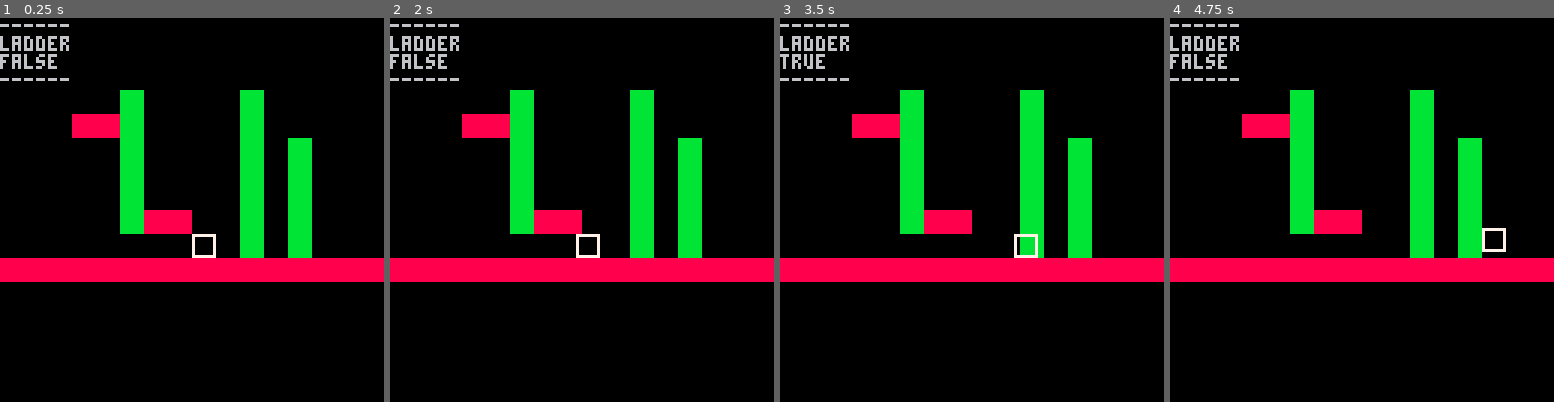
Above: before the commit, frames 1-4 (left to right).
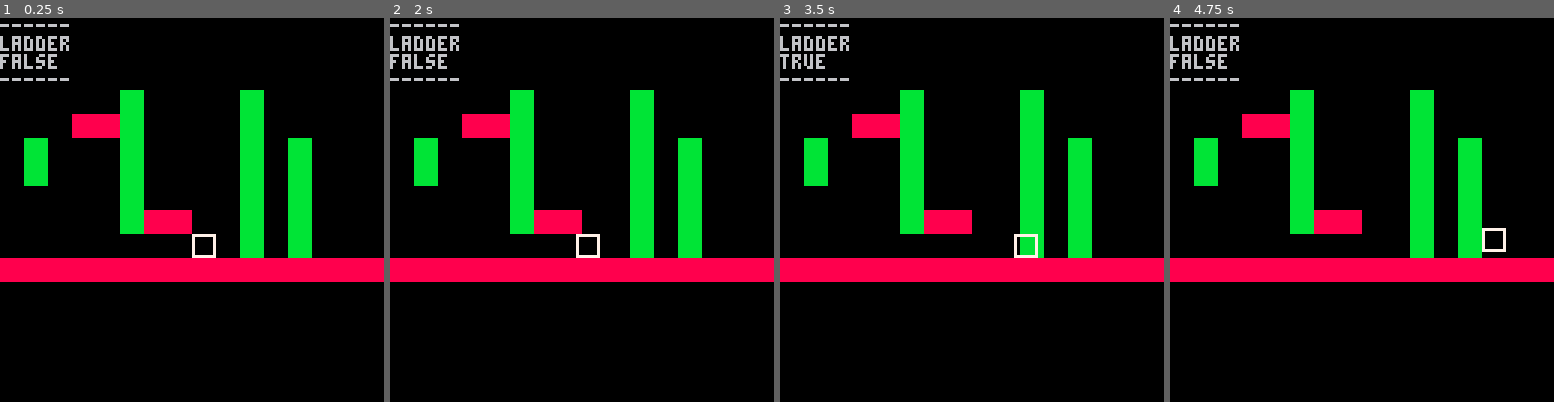
Above: after the commit, the same moments.

Repository: mRamiroGonzalez/pico8-platformer-engine-dd
Game: PICO-8 cartridge features/climbs_a_ladder.p8
Two runs of this game, one before a commit and one after it. Both use one fixed random seed, a clock stepped at 60 frames per second and the inputs below.
Inputs:
- Up to frame 1 (0.25 s): no input
- Up to frame 2 (2 s): hold Left from 1.97 s (still down)
- Up to frame 3 (3.5 s): release Left at 2.37 s; hold Down 2.42-2.82 s; hold Right from 2.87 s (still down)
- Up to frame 4 (4.75 s): release Right at 3.53 s; hold Up 3.58-4.08 s; hold Right 4.13-4.53 s; hold Down from 4.58 s (still down)

The runs differ from the first frame. In frame 1, 0.8% of the frame differs, in the area x 6-13%, y 31-44%; in frame 2, 0.8%; in frame 3, 0.8%; in frame 4, 0.8%.

Commit message:
prevent to pass through a bloxk from below

Diff:
--- a/features/climbs_a_ladder.p8
+++ b/features/climbs_a_ladder.p8
@@ -15,7 +15,6 @@
  fall_max_speed = 4
  gravity = 1
  x_speed = 2
- ladder_speed = 2
 end
 
 function _draw()
@@ -73,7 +72,7 @@
  if up_pressed() and not below_a_solid_block() then
   if on_a_ladder() then
    p.jumping = false
-   p.dy = -ladder_speed
+   p.dy = -2
   elseif not p.jumping then
    p.jumping = true
    p.dy = -jump_acceleration
@@ -81,7 +80,7 @@
  end
 
  if down_pressed() and on_a_ladder() then
-   p.dy = ladder_speed
+   p.dy = 2
  end
 
  p.x += p.dx
@@ -93,12 +92,12 @@
   p.jumping = false
   p.dy = 0
   p.y = flr(flr(p.y)/8)*8
+ elseif on_a_ladder() then
+   p.dy = 0
+ elseif below_a_solid_block() then
+  p.dy = 2
  else
-  if on_a_ladder() then
-   p.dy = 0
-  else
-   p.dy += gravity
-  end
+  p.dy += gravity
  end
  if (p.dy > fall_max_speed) then p.dy = fall_max_speed end
 end
@@ -290,8 +289,8 @@
 0000000000000000000000000000000000000000000000000000000000000000000000000000000000000000000000000000000000000000000000000000000000000000000000000000000000000000000000000000000000000000000000000000000000000000000000000000000000000000000000000000000000000000
 0000000000020000000002000000000000000000000000000000000000000000000000000000000000000000000000000000000000000000000000000000000000000000000000000000000000000000000000000000000000000000000000000000000000000000000000000000000000000000000000000000000000000000
 0000000101020000000002000000000000000000000000000000000000000000000000000000000000000000000000000000000000000000000000000000000000000000000000000000000000000000000000000000000000000000000000000000000000000000000000000000000000000000000000000000000000000000
-0000000000020000000002000200000000000000000000000000000000000000000000000000000000000000000000000000000000000000000000000000000000000000000000000000000000000000000000000000000000000000000000000000000000000000000000000000000000000000000000000000000000000000
-0000000000020000000002000200000000000000000000000000000000000000000000000000000000000000000000000000000000000000000000000000000000000000000000000000000000000000000000000000000000000000000000000000000000000000000000000000000000000000000000000000000000000000
+0002000000020000000002000200000000000000000000000000000000000000000000000000000000000000000000000000000000000000000000000000000000000000000000000000000000000000000000000000000000000000000000000000000000000000000000000000000000000000000000000000000000000000
+0002000000020000000002000200000000000000000000000000000000000000000000000000000000000000000000000000000000000000000000000000000000000000000000000000000000000000000000000000000000000000000000000000000000000000000000000000000000000000000000000000000000000000
 0000000000020000000002000200000000000000000000000000000000000000000000000000000000000000000000000000000000000000000000000000000000000000000000000000000000000000000000000000000000000000000000000000000000000000000000000000000000000000000000000000000000000000
 0000000000020101000002000200000000000000000000000000000000000000000000000000000000000000000000000000000000000000000000000000000000000000000000000000000000000000000000000000000000000000000000000000000000000000000000000000000000000000000000000000000000000000
 0000000000000000000002000200000000000000000000000000000000000000000000000000000000000000000000000000000000000000000000000000000000000000000000000000000000000000000000000000000000000000000000000000000000000000000000000000000000000000000000000000000000000000
